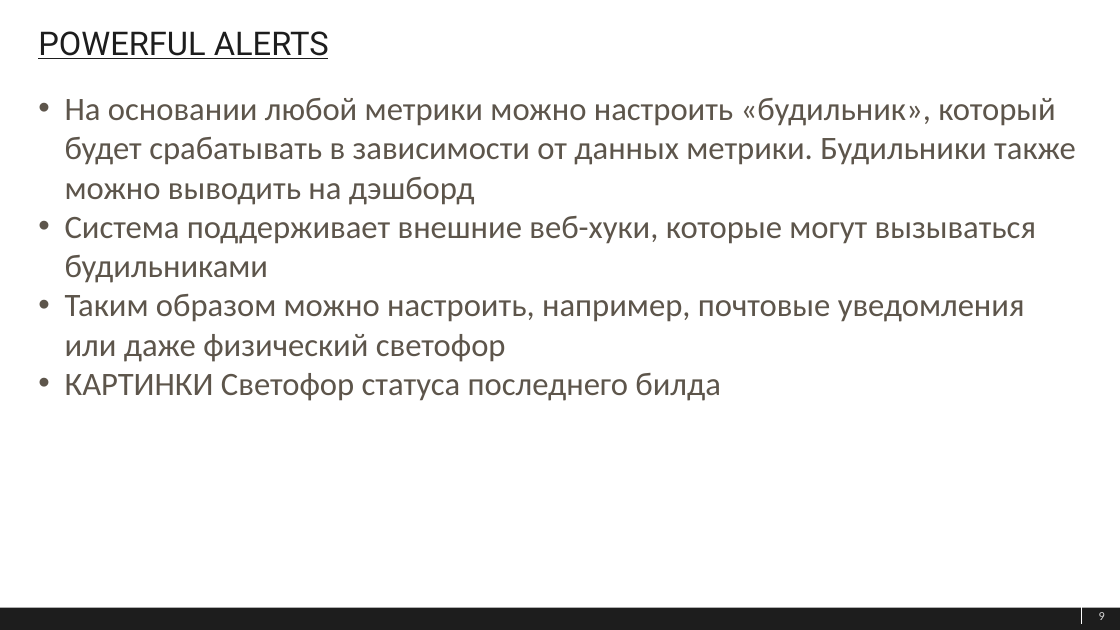
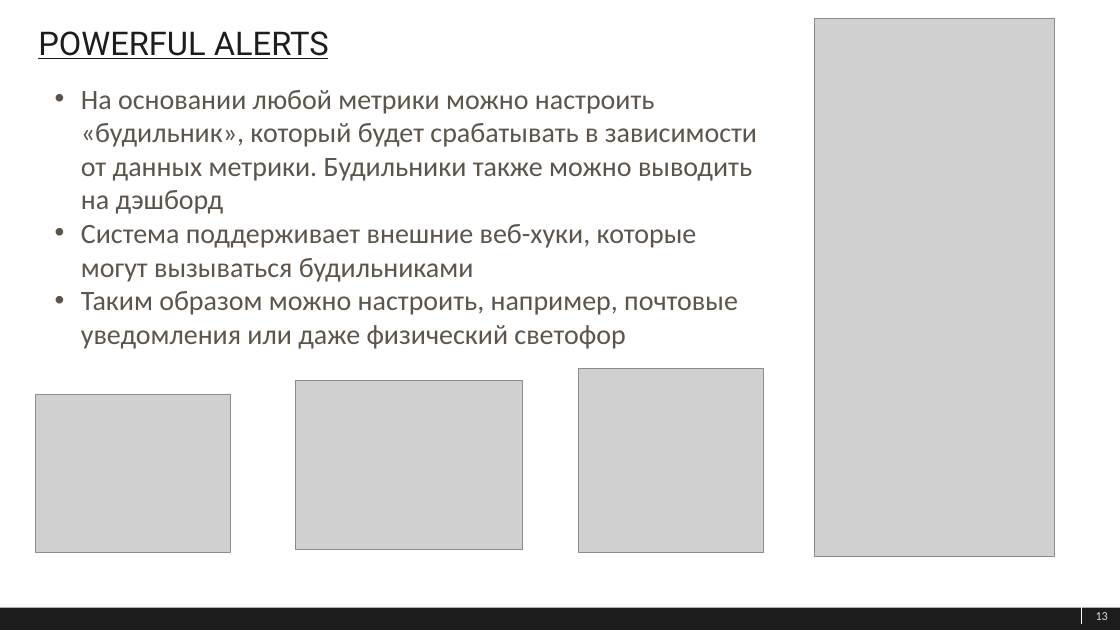
Before and after one commit to Gallardo13/SBH2019, a slide deck: slide 13 of Хакатон_2019_ФСО.1.pptx (slide 9 before the commit). Drawn at 1120x630 pixels with LibreOffice and Linux fonts; fonts in the diff are those of the drawing; grey boxes stand for pictures. Boxes give left, top, right and bottom in pixels: in the first picture for what was removed or moved away, otherwise in the second. Text is boxed around its words. In the diff, an @@ line names an element or a change of style, - is before the commit and + after.

```diff
--- a/Хакатон_2019_ФСО.1.pptx
+++ b/Хакатон_2019_ФСО.1.pptx
@@ picture added at (814, 18, 1054, 556) @@
@@ text "На основании любой метрики можно ...": place and size @@
-text "На основании любой метрики можно ..." at (65, 98, 1076, 401)
+text "На основании любой метрики можно ..." at (81, 90, 757, 349)
@@ text "На основании любой метрики можно ..." at (81, 90, 757, 349): size 28 to 24 pt @@
@@ text at (65, 373, 721, 401): paragraph removed @@
-• КАРТИНКИ Светофор статуса последнего билда
@@ picture added at (295, 381, 523, 549) @@
@@ picture added at (579, 368, 764, 552) @@
@@ picture added at (35, 394, 231, 552) @@
@@ page number at (1096, 612, 1108, 620): text changed @@
-9
+13
```
Also in this commit, not shown: 9 other slides changed, 4 slides added, 1 other file.
